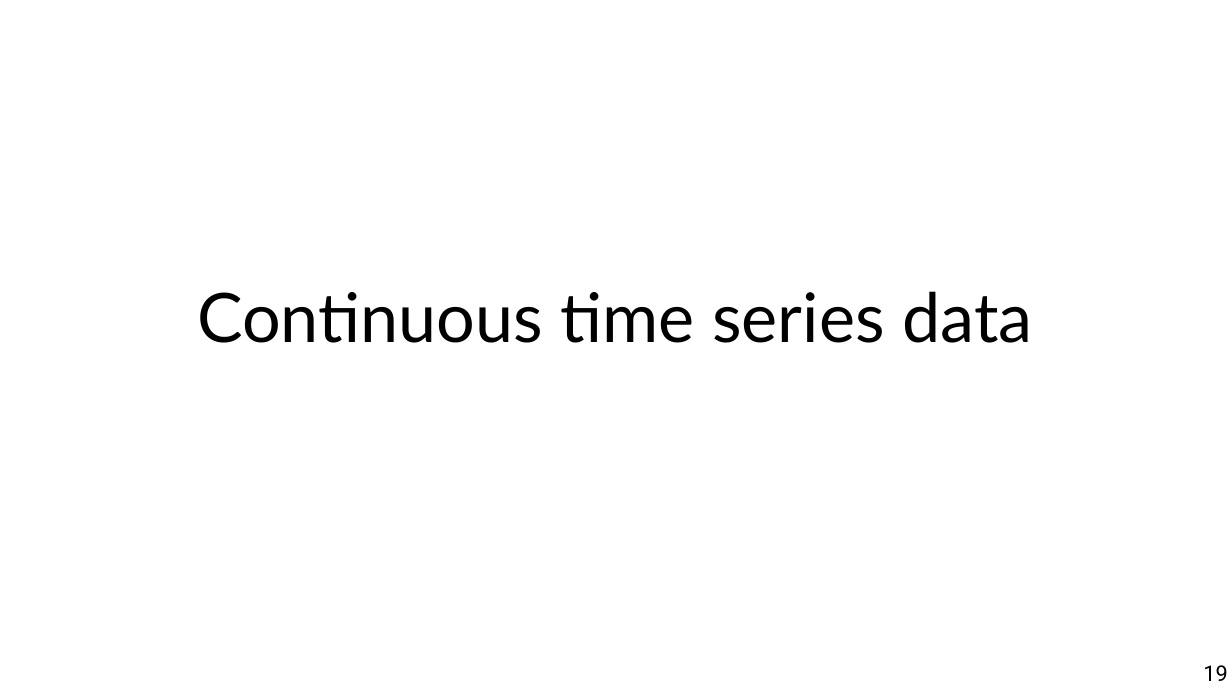
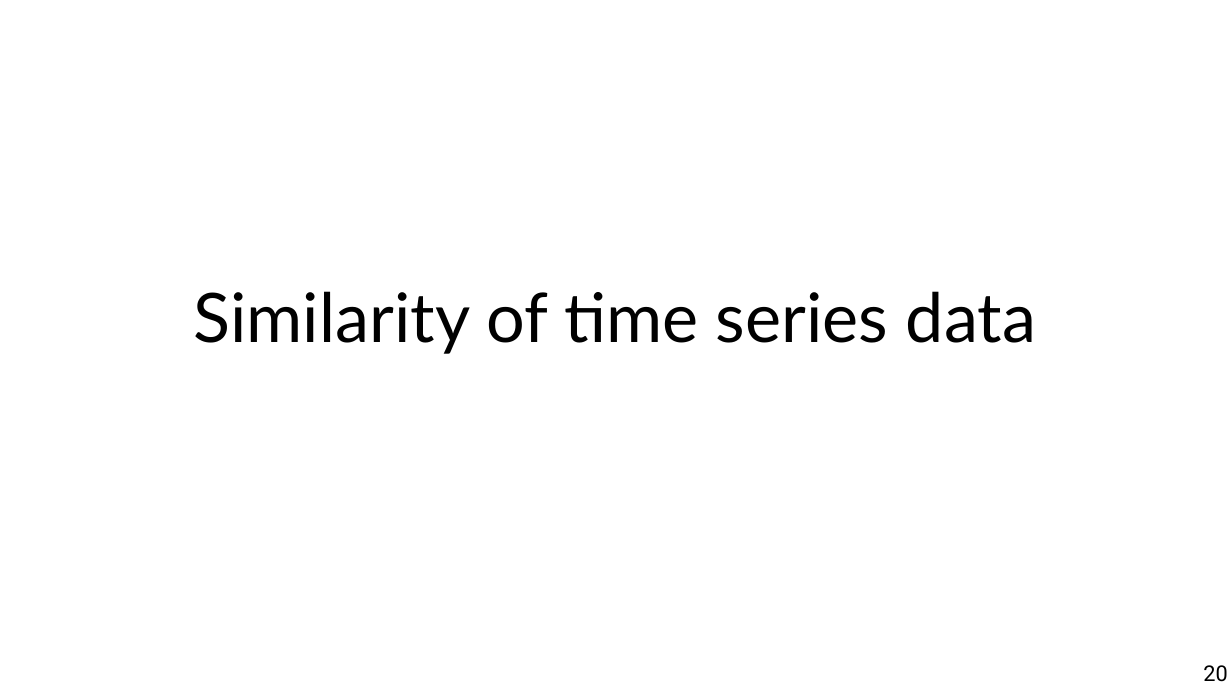
Before and after one commit to marco-calautti/data-mining-course, a slide deck: slide 20 of theory/odp/tt07_sim_beyond_numerical.odp (slide 19 before the commit). Drawn at 1232x693 pixels with LibreOffice and Linux fonts; fonts in the diff are those of the drawing. Boxes give left, top, right and bottom in pixels: in the first picture for what was removed or moved away, otherwise in the second. Text is boxed around its words. In the diff, an @@ line names an element or a change of style, - is before the commit and + after.

```diff
--- a/theory/odp/tt07_sim_beyond_numerical.odp
+++ b/theory/odp/tt07_sim_beyond_numerical.odp
@@ title at [194,291,1036,354]: text changed @@
-Continuous time series data
+Similarity of time series data
@@ page number at [1203,665,1227,682]: text changed @@
-19
+20
```
Also in this commit, not shown: 15 other slides changed, 2 slides added, 1 other file.
